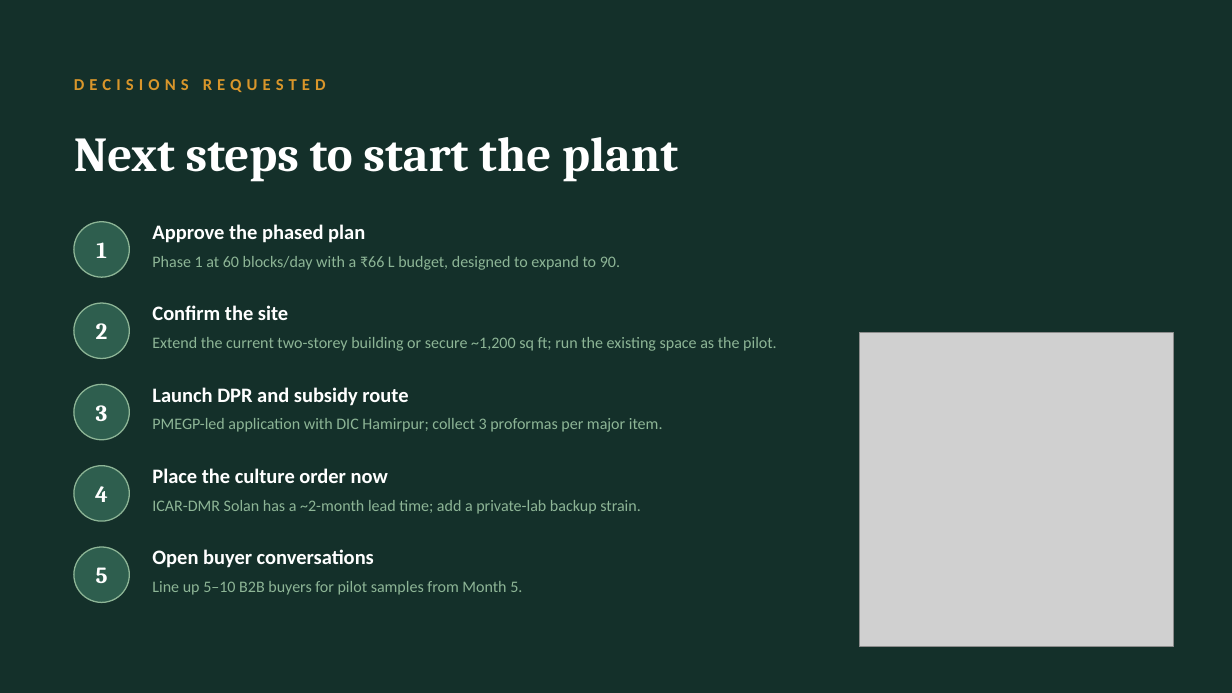
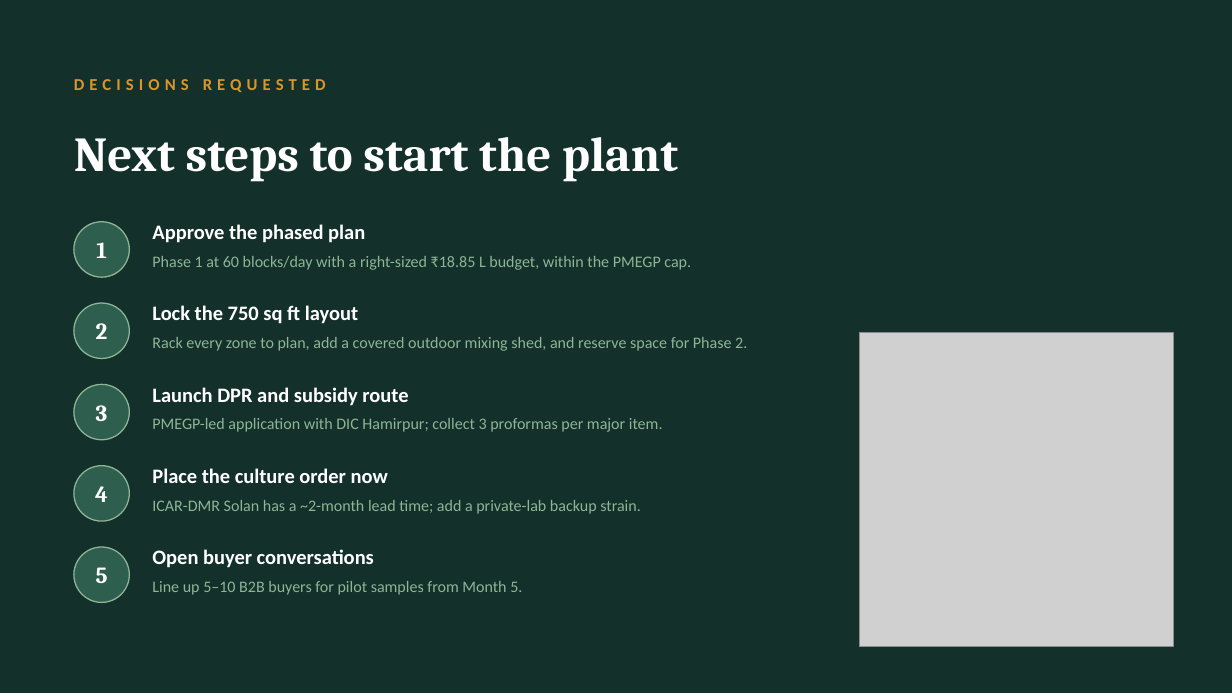
Before and after one commit to Devesh-bhardwaj/tictactoe, a slide deck: slide 35 of Lions_Mane_Facility_Project_Plan.pptx. Drawn at 1232x693 pixels with LibreOffice and Linux fonts; fonts in the diff are those of the drawing; grey boxes stand for pictures. Boxes give left, top, right and bottom in pixels: in the first picture for what was removed or moved away, otherwise in the second. Text is boxed around its words. In the diff, an @@ line names an element or a change of style, - is before the commit and + after.

```diff
--- a/Lions_Mane_Facility_Project_Plan.pptx
+++ b/Lions_Mane_Facility_Project_Plan.pptx
@@ text at (152, 256, 691, 270): text changed @@
-Phase 1 at 60 blocks/day with a ₹66 L budget, designed to expand to 90.
+Phase 1 at 60 blocks/day with a right-sized ₹18.85 L budget, within the PMEGP cap.
@@ text at (152, 305, 358, 324): text changed @@
-Confirm the site
+Lock the 750 sq ft layout
@@ text at (152, 337, 747, 351): text changed @@
-Extend the current two-storey building or secure ~1,200 sq ft; run the existing space as the pilot.
+Rack every zone to plan, add a covered outdoor mixing shed, and reserve space for Phase 2.
```
Also in this commit, not shown: 10 other slides changed.
